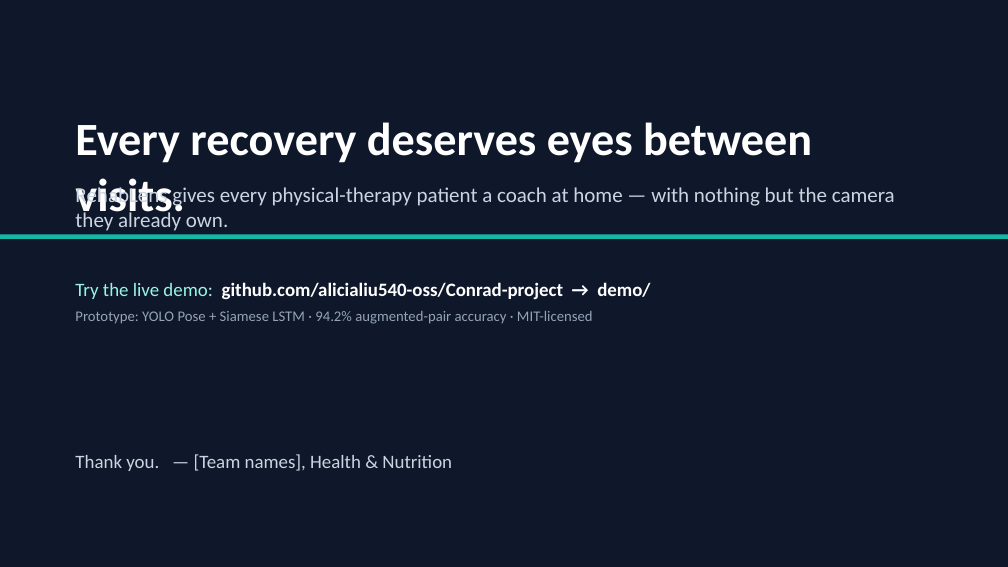
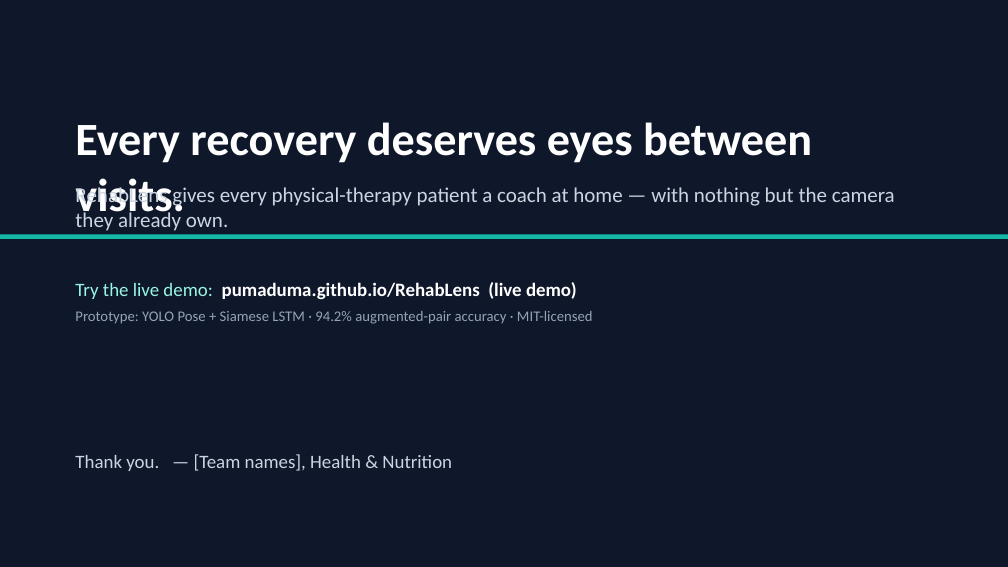
Before and after one commit to pumaduma/RehabLens, a slide deck: slide 14 of pitch/RehabLens_Pitch_Deck.pptx. Drawn at 1008x567 pixels with LibreOffice and Linux fonts; fonts in the diff are those of the drawing. Boxes give left, top, right and bottom in pixels: in the first picture for what was removed or moved away, otherwise in the second. Text is boxed around its words. In the diff, an @@ line names an element or a change of style, - is before the commit and + after.

```diff
--- a/pitch/RehabLens_Pitch_Deck.pptx
+++ b/pitch/RehabLens_Pitch_Deck.pptx
@@ text at box(75, 282, 577, 300): text changed @@
-Try the live demo: github.com/alicialiu540-oss/Conrad-project → demo/
+Try the live demo: pumaduma.github.io/RehabLens (live demo)
```
Also in this commit, not shown: 1 other slide changed, 2 other files.
